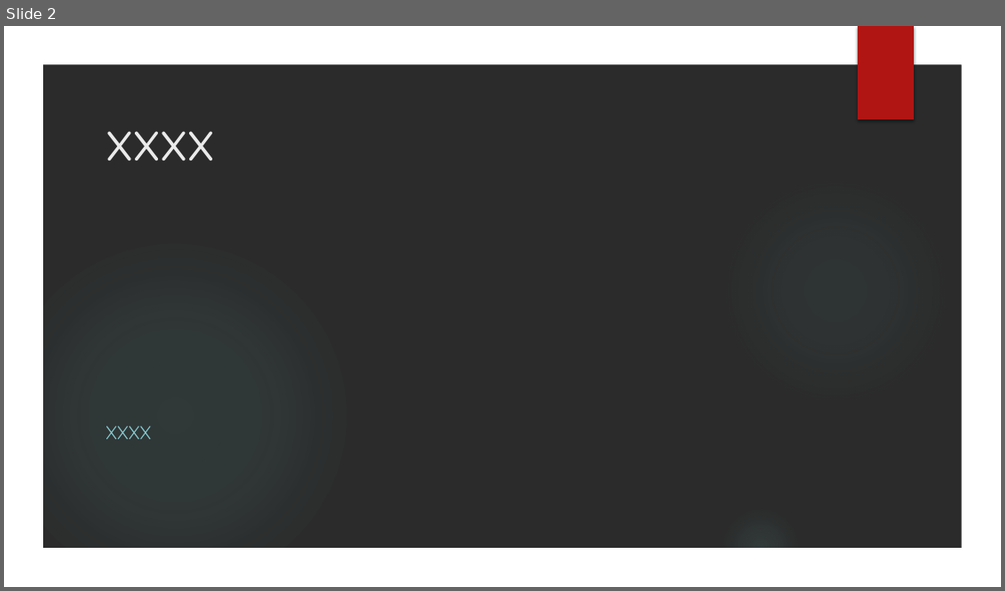
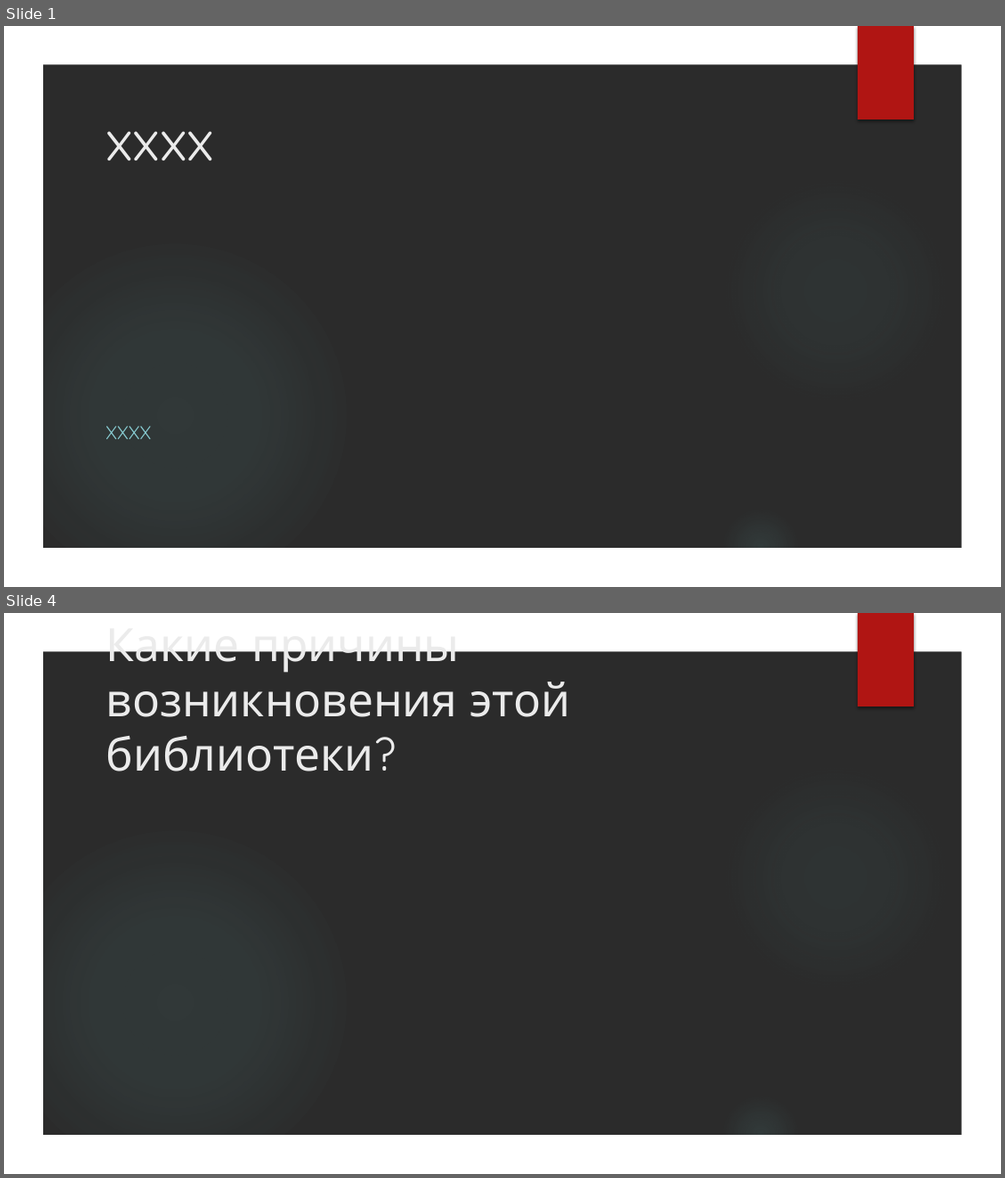
Before and after one commit to VladimirMakarevich/presentations, a slide deck: reactiveX/reactiveX.pptx. Shown one above the other, each under a label of ours: slide 2 before the commit, slides 1 and 4 after it; the slides between them are not shown. The pictures are 1005x591 and 1005x1178 pixels, drawn with LibreOffice and Linux fonts; fonts in the diff are those of the drawing; background and template pictures are left out; a plain dark background stands for a picture behind light text. Boxes give left, top, right and bottom in pixels: in the first picture for what was removed or moved away, otherwise in the second. Text is boxed around its words. In the diff, an @@ line names an element or a change of style, - is before the commit and + after.

```diff
--- a/reactiveX/reactiveX.pptx
+++ b/reactiveX/reactiveX.pptx
@@ slide 4 added at [4,613,1001,1174], background picture (left out); not listed: 5 template elements that a slide beside it also shows @@
@@ title added at [105,651,571,771], 44 pt, text #EBEBEB @@
+Какие причины возникновения этой библиотеки?
@@ what was slide 2 is now slide 1 @@
```
Also in this commit, not shown: 21 other slides added, 23 slides removed, 2 other files.
